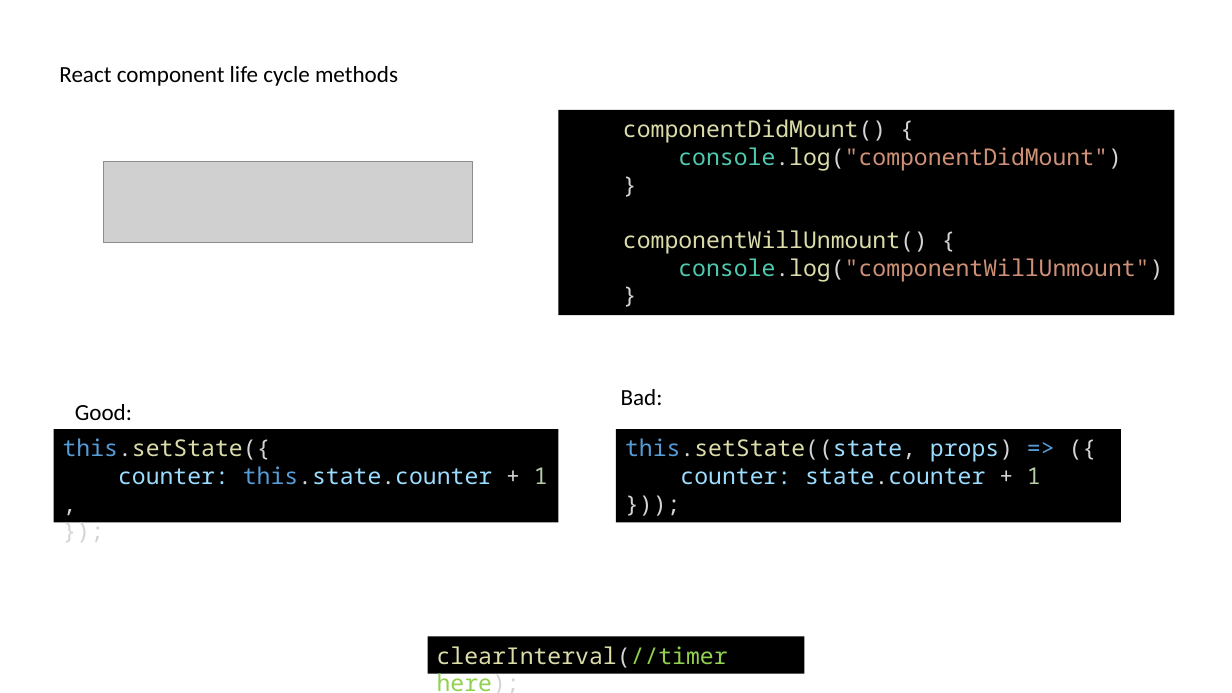
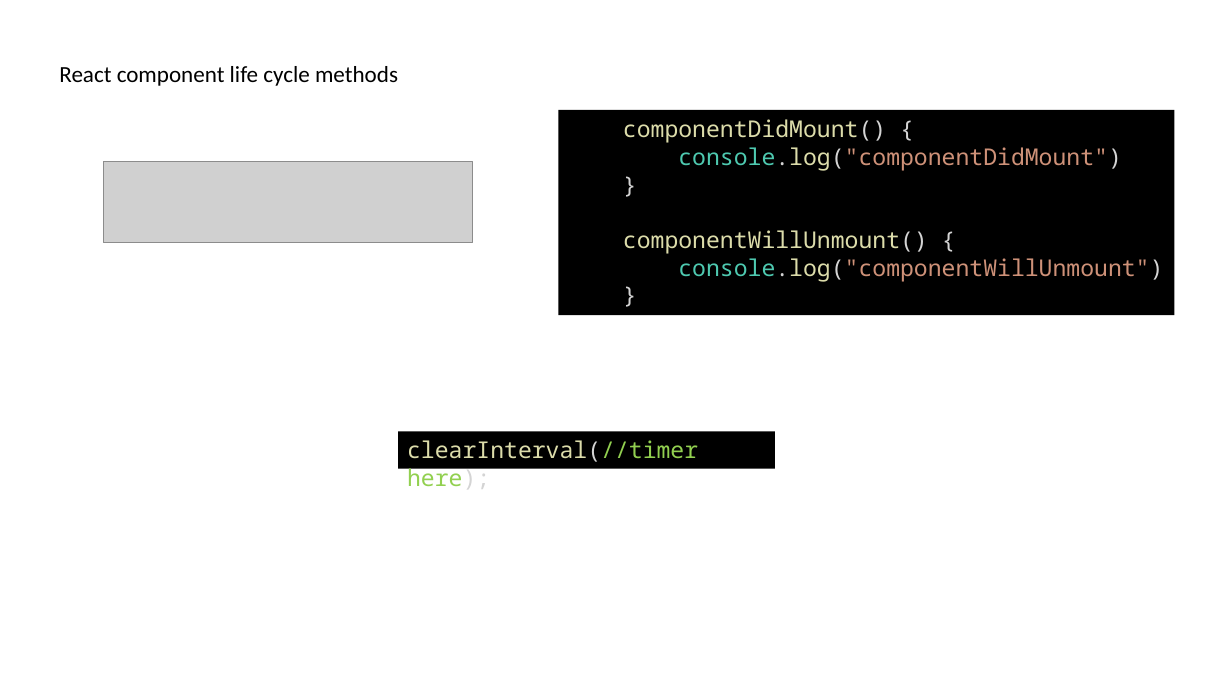
Before and after one commit to delprzemo/reactjs-starter, a slide deck: slide 11 of tutorial/ReactjsTraining.pptx. Drawn at 1232x693 pixels with LibreOffice and Linux fonts; fonts in the diff are those of the drawing; grey boxes stand for pictures. Boxes give left, top, right and bottom in pixels: in the first picture for what was removed or moved away, otherwise in the second. Text is boxed around its words. In the diff, an @@ line names an element or a change of style, - is before the commit and + after.

```diff
--- a/tutorial/ReactjsTraining.pptx
+++ b/tutorial/ReactjsTraining.pptx
@@ text removed at [621, 389, 663, 405] @@
-Bad:
@@ text removed at [75, 404, 132, 420] @@
-Good:
@@ rectangle removed at [54, 429, 558, 522] @@
-this.setState({
-counter: this.state.counter + 1,
-});
@@ rectangle "clearInterval(//timer here);": place and size @@
-rectangle "clearInterval(//timer here);" at [428, 637, 805, 674]
+rectangle "clearInterval(//timer here);" at [398, 432, 775, 469]
@@ rectangle removed at [616, 429, 1121, 522] @@
-this.setState((state, props) => ({
-counter: state.counter + 1
-}));
```
Also in this commit, not shown: 1 other slide changed, 1 slide added, 2 other files.
